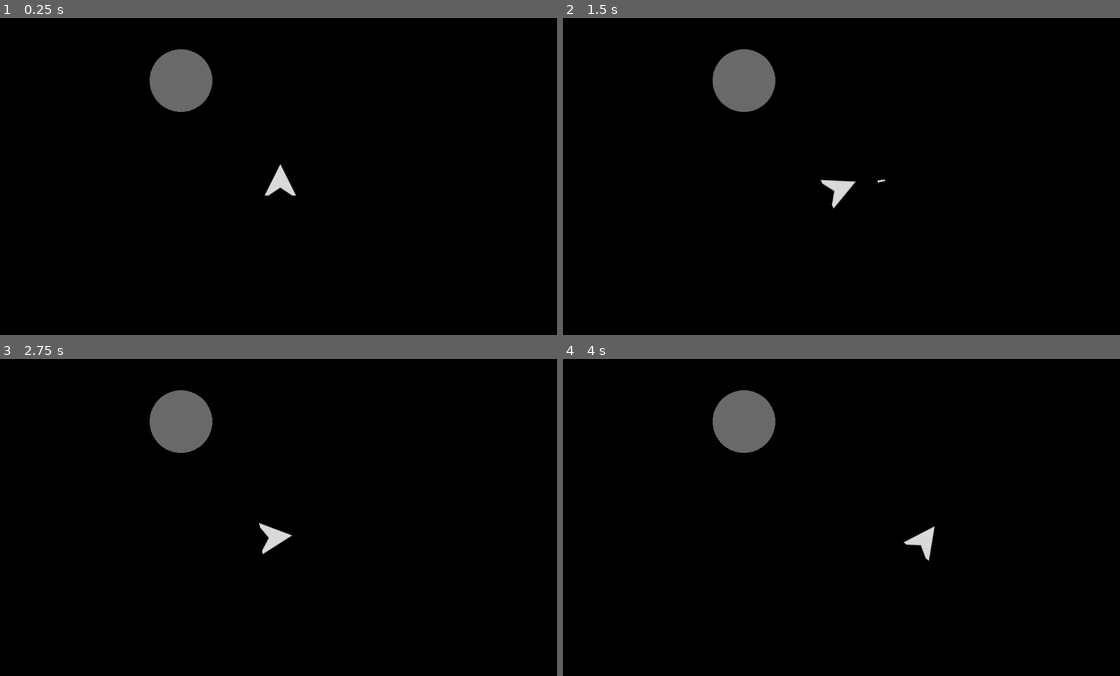
Above: before the commit, frames 1-4 (two rows, left to right).
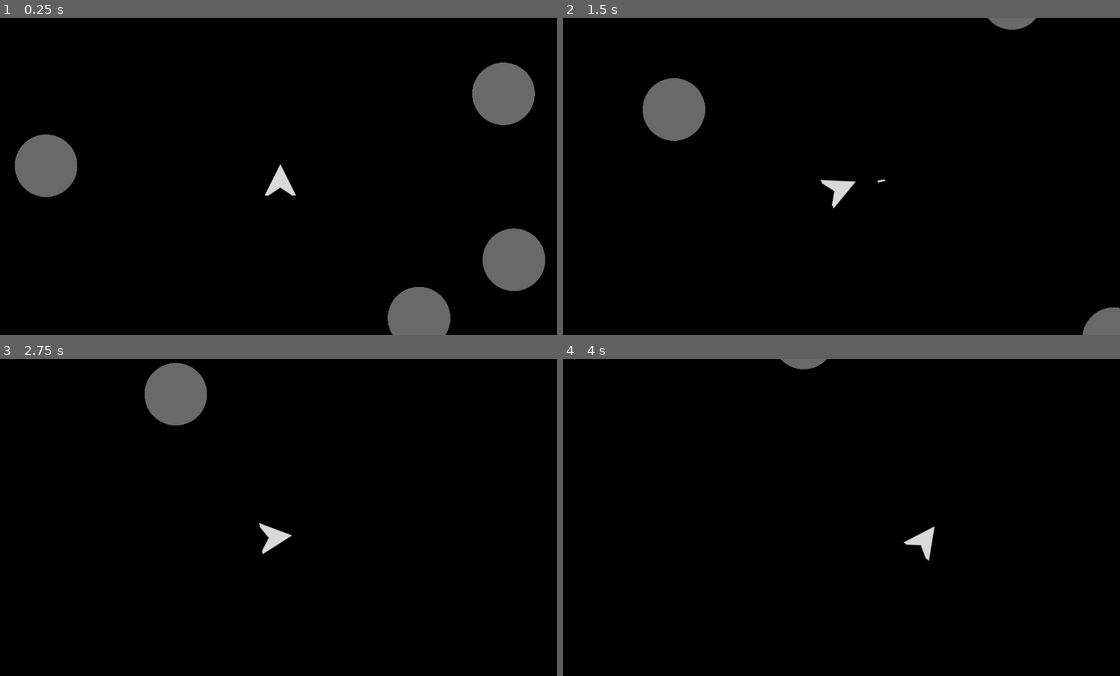
Above: after the commit, the same moments.

Repository: DevlinRocha/asteroids
Game: Godot game, scene res://scenes/main.tscn
Same seed, same stepped clock (60 frames per second), same inputs: the game is played once before the commit and once after it.
Inputs:
- Up to frame 1 (0.25 s): no input
- Up to frame 2 (1.5 s): hold D (right) 0.53-1.28 s; tap S (decelerate) at 0.6 s; hold A (left) from 1.28 s (still down); tap Space (shoot) at 1.35 s
- Up to frame 3 (2.75 s): release A (left) at 2.03 s; hold D (right) from 2.03 s (still down); tap S (decelerate) at 2.1 s
- Up to frame 4 (4 s): release D (right) at 2.78 s; hold W (accelerate) 2.78-3.53 s; tap Space (shoot) at 2.85 s; hold A (left) from 3.53 s (still down); tap S (decelerate) at 3.6 s

The runs differ from the first frame. In frame 1, 8.5% of the frame differs, in the area x 2-98%, y 9-100%; in frame 2, 4.2%; in frame 3, 1.9%; in frame 4, 2.0%.

Commit message:
add random asteroid spawns; large and medium asteroids break into smaller asteroids; destroying asteroids adds points

Diff:
--- a/scripts/asteroid.gd
+++ b/scripts/asteroid.gd
@@ -1,8 +1,18 @@
+class_name Asteroid
 extends Area2D
+
+signal hit
+
+enum Size { SMALL = 16, MEDIUM = 32, LARGE = 64 }
+
+var min_speed := 32
+var max_speed := 128
 
 @export var size := Size.LARGE : set = set_size
 
-enum Size { SMALL = 16, MEDIUM = 32, LARGE = 64 }
+var direction: Vector2
+
+@onready var collision_shape_2d: CollisionShape2D = $CollisionShape2D
 
 
 func _ready() -> void:
@@ -11,10 +21,16 @@
 	if not body_entered.is_connected(_on_body_entered):
 		body_entered.connect(_on_body_entered)
 
+	var polarity := [-1, 1]
+	direction = Vector2(randi_range(min_speed, max_speed) * polarity[(randi() % polarity.size())], randi_range(min_speed, max_speed) * polarity[(randi() % polarity.size())])
 
 func _draw() -> void:
 	draw_circle(Vector2(0, 0), size, Color.DIM_GRAY, 1)
-	$CollisionShape2D.shape.radius = size
+	collision_shape_2d.shape.radius = size
+
+
+func _physics_process(delta: float) -> void:
+	position += direction * delta
 
 
 func _on_area_entered(area: Area2D) -> void:
@@ -28,14 +44,20 @@
 
 func set_size(value: Size) -> void:
 	size = value
+	max_speed += 32
+	direction = Vector2(randi_range(direction.x, (max_speed + direction.x) * (abs(direction.x) / direction.x)), randi_range(direction.y, (max_speed + direction.y) * (abs(direction.y) / direction.y)))
+
 	queue_redraw()
 
 
 func resize() -> void:
 	match size:
 		64:
+			hit.emit(20, self)
 			set_size(32)
 		32:
+			hit.emit(50, self)
 			set_size(16)
 		16:
+			hit.emit(100, self)
 			queue_free()
--- a/scripts/main.gd
+++ b/scripts/main.gd
@@ -1,15 +1,79 @@
 extends Node
 
+const ASTEROID_SPAWN_POSITION := {
+	LEFT = {
+		MIN_X = 64,
+		MIN_Y = 64,
+		MAX_X = 128,
+		MAX_Y = 576,
+	},
+	RIGHT = {
+		MIN_X = 1024,
+		MIN_Y = 64,
+		MAX_X = 1088,
+		MAX_Y = 576
+	},
+	TOP = {
+		MIN_X = 64,
+		MIN_Y = 64,
+		MAX_X = 1088,
+		MAX_Y = 128,
+	},
+	BOTTOM = {
+		MIN_X = 64,
+		MIN_Y = 576,
+		MAX_X = 1088,
+		MAX_Y = 512,
+	},
+}
 var player_spawn_position: Vector2
+var current_level := 1
+var current_score := 0
 
 func _ready() -> void:
 	player_spawn_position = get_viewport().size / 2
-	wipe("d")
-	respawn_player()
+	new_level()
 
 
 func _on_player_hit() -> void:
 	get_tree().create_timer(3).timeout.connect(respawn_player)
+
+
+func _on_asteroid_hit(value: int, asteroid: Asteroid) -> void:
+	current_score += value
+
+	match value:
+		20:
+			spawn_asteroid(Asteroid.Size.MEDIUM, asteroid.global_position)
+		50:
+			spawn_asteroid(Asteroid.Size.SMALL, asteroid.global_position)
+		100:
+			return
+
+
+
+func new_level() -> void:
+	wipe("all")
+	respawn_player()
+	spawn_asteroid(Asteroid.Size.LARGE)
+	spawn_asteroid(Asteroid.Size.LARGE)
+	spawn_asteroid(Asteroid.Size.LARGE)
+	spawn_asteroid(Asteroid.Size.LARGE)
+
+
+func spawn_asteroid(size: Asteroid.Size, position := get_random_spawn_point()) -> void:
+	const ASTEROID := preload("res://scenes/asteroid.tscn")
+	var new_asteroid := ASTEROID.instantiate()
+	new_asteroid.size = size
+	new_asteroid.global_position = position
+	new_asteroid.hit.connect(_on_asteroid_hit)
+	add_child(new_asteroid)
+
+
+func get_random_spawn_point() -> Vector2:
+	var spawn_area = ASTEROID_SPAWN_POSITION.keys().pick_random()
+	var new_position = ASTEROID_SPAWN_POSITION[spawn_area]
+	return Vector2(randi_range(new_position.MIN_X, new_position.MAX_X), randi_range(new_position.MIN_Y, new_position.MAX_Y))
 
 
 func respawn_player() -> void:
